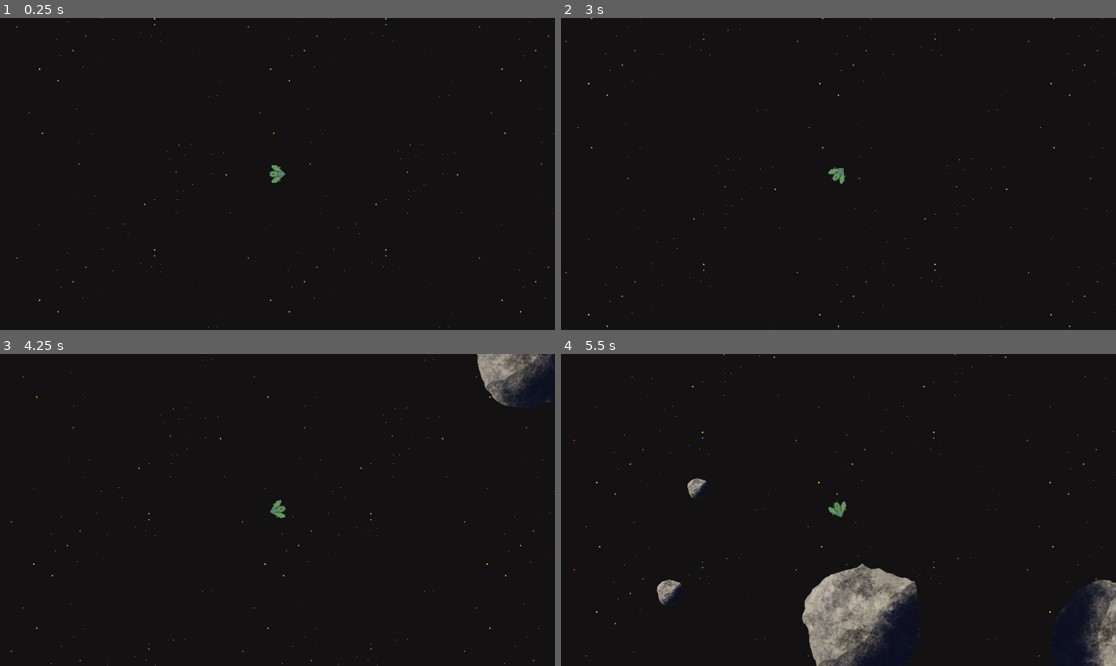
Above: before the commit, frames 1-4 (two rows, left to right).
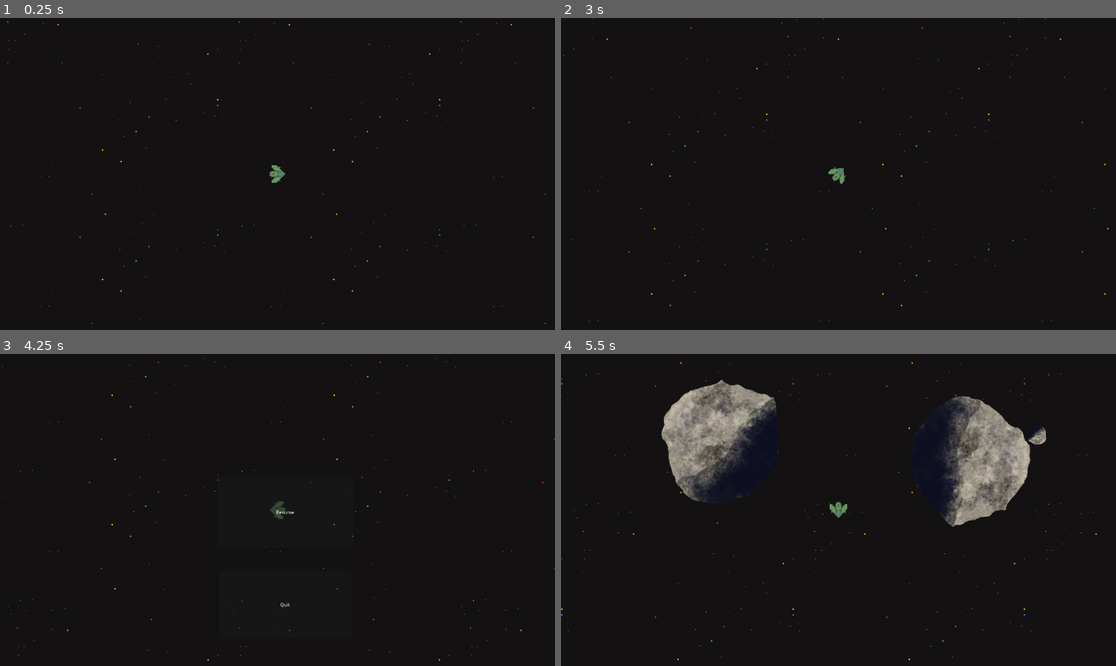
Above: after the commit, the same moments.

Repository: Vassily-Petrousevitch/GalacticHeist
Game: Godot game, scene res://main.tscn
Same seed, same stepped clock (60 frames per second), same inputs: the game is played once before the commit and once after it.
Inputs (mouse positions are in pixels of both pictures, inside the frame that each line leads up to):
- Up to frame 1 (0.25 s): no input
- Up to frame 2 (3 s): tap Enter at 0.5 s; move the mouse to (960, 158) at 0.52 s; hold D (rotate_right) 0.53-1.28 s; right-click (960, 158) at 0.6 s; move the mouse to (727, 189) at 1.27 s; hold S (brake) 1.28-2.03 s; right-click (727, 189) at 1.35 s; tap Space at 2 s; move the mouse to (894, 105) at 2.02 s; press the mouse at (894, 105) at 2.03 s; hold D (rotate_right) 2.03-2.78 s; right-click (894, 105) at 2.3 s; move the mouse to (810, 236) at 2.77 s; release the mouse at (810, 236) at 2.78 s; hold W (accelerate) from 2.78 s (still down); right-click (810, 236) at 2.85 s
- Up to frame 3 (4.25 s): move the mouse to (444, 556) at 3.52 s; release W (accelerate) at 3.53 s; hold A (rotate_left) from 3.53 s (still down); right-click (444, 556) at 3.6 s; tap Escape (pause, bound only after the commit) at 4.15 s
- Up to frame 4 (5.5 s): release A (rotate_left) at 4.25 s; click (844, 513) at 4.25 s, where only the run after the commit has a clickable "Resume"; move the mouse to (672, 463) at 5.02 s; hold A (rotate_left) from 5.03 s (still down); click (672, 463) at 5.1 s; right-click (672, 463) at 5.3 s

The runs differ from the first frame. In frame 1, 0.3% of the frame differs, in the area x 1-100%, y 0-100%; in frame 2, 0.3%; in frame 3, 1.9%; in frame 4, 16%, in the area x 0-100%, y 0-100%.

Commit message:
minimal pause menu

Diff:
--- /dev/null
+++ b/Quit.gd
@@ -0,0 +1,15 @@
+extends Button
+
+
+# Called when the node enters the scene tree for the first time.
+func _ready():
+	pass # Replace with function body.
+
+
+# Called every frame. 'delta' is the elapsed time since the previous frame.
+func _process(delta):
+	pass
+
+
+func _on_pressed():
+	get_tree().quit()
--- /dev/null
+++ b/Resume.gd
@@ -0,0 +1,17 @@
+extends Button
+
+
+# Called when the node enters the scene tree for the first time.
+func _ready():
+	pass # Replace with function body.
+
+
+# Called every frame. 'delta' is the elapsed time since the previous frame.
+func _process(delta):
+	pass
+
+
+func _on_pressed():
+	get_tree().paused = false
+	# Hide "pause menu" parent
+	$"..".hide()
--- a/main.gd
+++ b/main.gd
@@ -6,8 +6,13 @@
 	# Generate asteroids!
 	$Map.generate_asteroids()
 
-
-
 # Called every frame. 'delta' is the elapsed time since the previous frame.
 func _process(_delta):
 	pass
+
+func _input(event: InputEvent):
+	# Handle pause inputs
+	if(event.is_action_pressed("pause")):
+		$PauseMenu.show()
+		get_tree().paused = not get_tree().paused
+		get_viewport().set_input_as_handled()
--- a/main.tscn
+++ b/main.tscn
@@ -1,9 +1,11 @@
-[gd_scene load_steps=7 format=3 uid="uid://db6pu7lu7ddjs"]
+[gd_scene load_steps=9 format=3 uid="uid://db6pu7lu7ddjs"]
 
 [ext_resource type="Script" path="res://main.gd" id="1_5so5j"]
 [ext_resource type="Texture2D" uid="uid://df14lh0oc772c" path="res://art/background-black.png" id="1_45t0v"]
 [ext_resource type="PackedScene" uid="uid://dbh2vc12txbo7" path="res://entities/player.tscn" id="1_nlouw"]
 [ext_resource type="Script" path="res://Map.gd" id="2_yckvb"]
+[ext_resource type="Script" path="res://pause_menu.gd" id="3_08ve1"]
+[ext_resource type="PackedScene" uid="uid://mie4tsv006u6" path="res://pause_menu.tscn" id="4_h7xul"]
 
 [sub_resource type="TileSetAtlasSource" id="TileSetAtlasSource_q8n0u"]
 texture = ExtResource("1_45t0v")
@@ -639,6 +641,11 @@
 [node name="Main" type="Node"]
 script = ExtResource("1_5so5j")
 
+[node name="PauseMenu" parent="." instance=ExtResource("4_h7xul")]
+process_mode = 2
+visible = false
+script = ExtResource("3_08ve1")
+
 [node name="Map" type="Node" parent="."]
 script = ExtResource("2_yckvb")
 
@@ -654,10 +661,7 @@
 layer_0/tile_data = PackedInt32Array(-2293748, 0, 0, -2228212, 0, 1, -2162676, 0, 2, -2097140, 0, 3, -2031604, 0, 4, -1 …(64777 unchanged characters)…
 
 [node name="Player" parent="." instance=ExtResource("1_nlouw")]
-position = Vector2(667, 284)
+position = Vector2(958, 544)
 
 [node name="Camera2D" type="Camera2D" parent="Player"]
 zoom = Vector2(2, 2)
-
-[node name="Marker2D" type="Marker2D" parent="."]
-position = Vector2(581, 288)
--- /dev/null
+++ b/pause_menu.gd
@@ -0,0 +1,18 @@
+extends CanvasLayer
+
+
+# Called when the node enters the scene tree for the first time.
+func _ready():
+	pass # Replace with function body.
+
+# Called every frame. 'delta' is the elapsed time since the previous frame.
+func _process(_delta):
+	pass
+
+func _input(event: InputEvent):
+	# Unpause with a key input
+	if event.is_action_pressed("pause"):
+		if get_tree().paused:
+			get_tree().paused = false
+			self.hide()
+			get_viewport().set_input_as_handled()
--- /dev/null
+++ b/pause_menu.tscn
@@ -0,0 +1,39 @@
+[gd_scene load_steps=3 format=3 uid="uid://mie4tsv006u6"]
+
+[ext_resource type="Script" path="res://Resume.gd" id="1_3k55p"]
+[ext_resource type="Script" path="res://Quit.gd" id="2_onu8w"]
+
+[node name="PauseMenu" type="CanvasLayer"]
+
+[node name="Resume" type="Button" parent="."]
+anchors_preset = -1
+anchor_right = 1.0
+anchor_bottom = 1.0
+offset_left = 751.0
+offset_top = 424.0
+offset_right = -698.0
+offset_bottom = -409.0
+size_flags_horizontal = 4
+text = "Resume"
+script = ExtResource("1_3k55p")
+
+[node name="Quit" type="Button" parent="."]
+anchors_preset = -1
+anchor_left = 0.409
+anchor_top = 0.529222
+anchor_right = 0.631458
+anchor_bottom = 0.726
+offset_left = -28.28
+offset_top = 178.44
+offset_right = 4.82166
+offset_bottom = 201.569
+grow_horizontal = 2
+grow_vertical = 2
+size_flags_horizontal = 0
+text = "Quit
+"
+script = ExtResource("2_onu8w")
+metadata/_edit_use_anchors_ = true
+
+[connection signal="pressed" from="Resume" to="Resume" method="_on_pressed"]
+[connection signal="pressed" from="Quit" to="Quit" method="_on_pressed"]
--- a/project.godot
+++ b/project.godot
@@ -59,9 +59,10 @@
 "events": [Object(InputEventMouseButton,"resource_local_to_scene":false,"resource_name":"","device":-1,"window_id":0,"a …(256 unchanged characters)…
 ]
 }
-destroy_rope={
+pause={
 "deadzone": 0.5,
-"events": []
+"events": [Object(InputEventKey,"resource_local_to_scene":false,"resource_name":"","device":-1,"window_id":0,"alt_pressed":false,"shift_pressed":false,"ctrl_pressed":false,"meta_pressed":false,"pressed":false,"keycode":0,"physical_keycode":4194305,"key_label":0,"unicode":0,"echo":false,"script":null)
+]
 }
 
 [layer_names]
